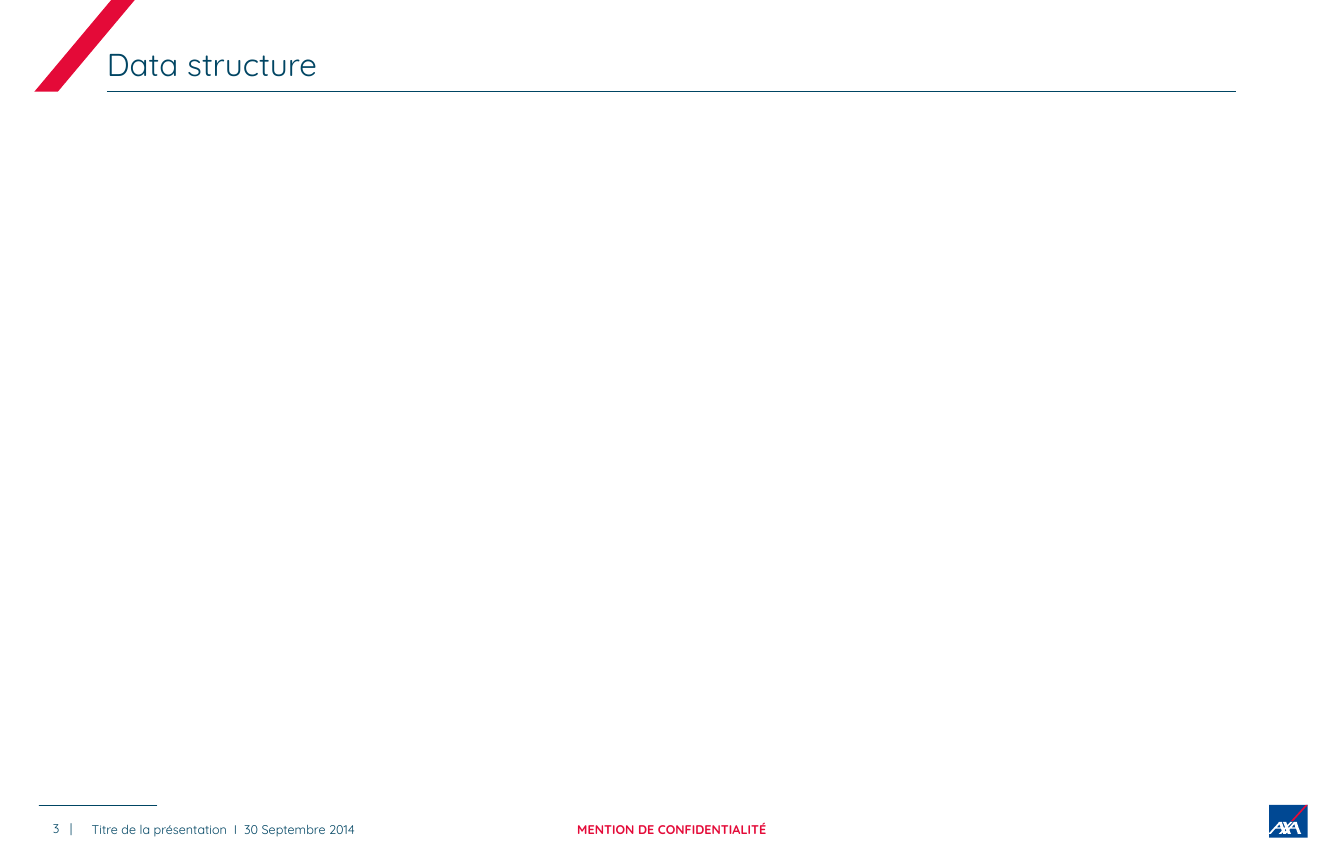
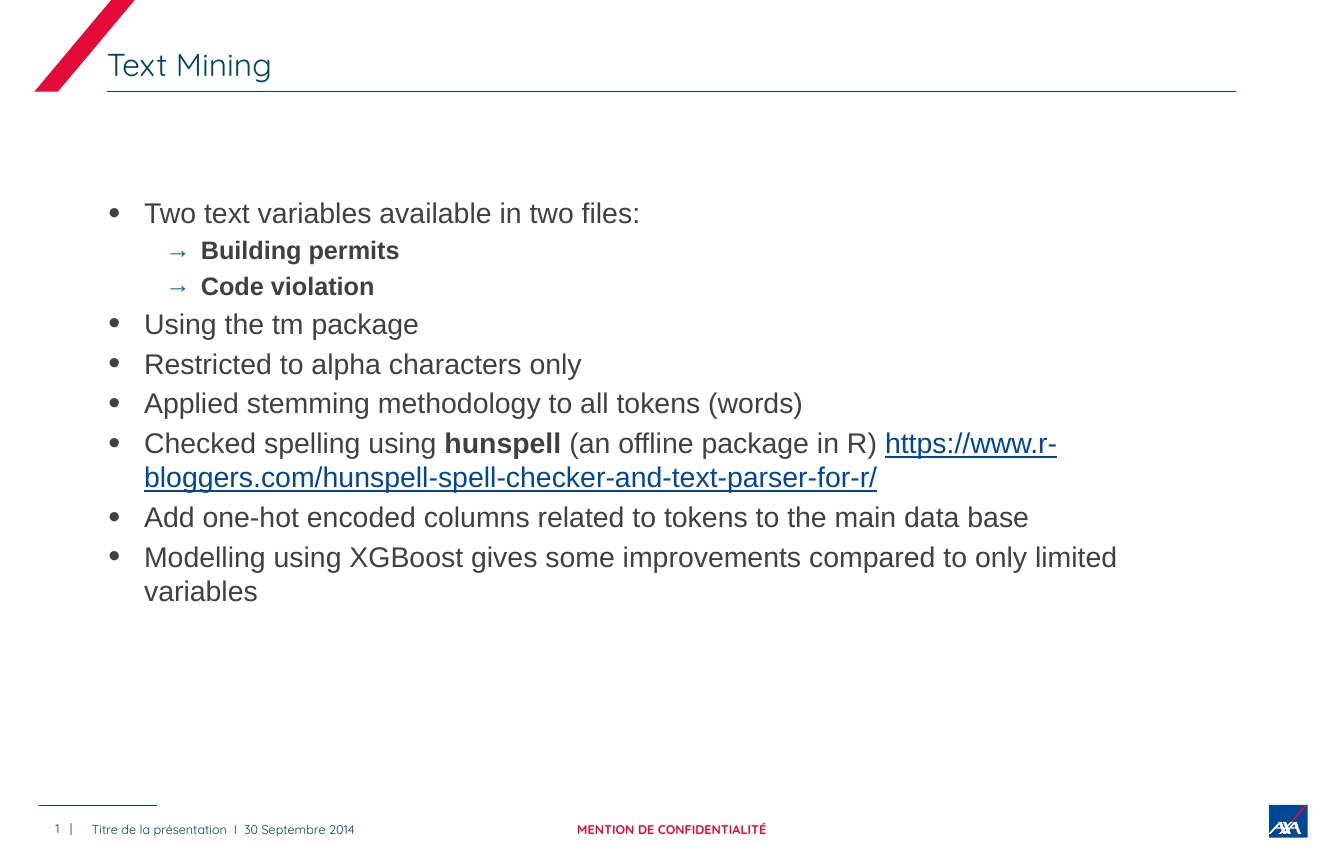
Before and after one commit to grainneburke/team_5_model_comparisons, a slide deck: slide 1 of Kaggle Zillow Price.pptx (slide 3 before the commit). Drawn at 1344x853 pixels with LibreOffice and Linux fonts; fonts in the diff are those of the drawing. Boxes give left, top, right and bottom in pixels: in the first picture for what was removed or moved away, otherwise in the second. Text is boxed around its words. In the diff, an @@ line names an element or a change of style, - is before the commit and + after.

Commit message:
text mining prez

```diff
--- a/Kaggle Zillow Price.pptx
+++ b/Kaggle Zillow Price.pptx
@@ title at box(107, 54, 272, 83): text changed @@
-Data structure
+Text Mining
@@ text added at box(144, 202, 1117, 602), 18 pt, text #404040 @@
+• Two text variables available in two files:
+  → Building permits
+  → Code violation
+• Using the tm package
+• Restricted to alpha characters only
+• Applied stemming methodology to all tokens (words)
+• Checked spelling using hunspell (an offline package in R) https://www.r-bloggers.com/hunspell-spell-checker-and-text-parser-for-r/
+• Add one-hot encoded columns related to tokens to the main data base
+• Modelling using XGBoost gives some improvements compared to only limited variables
@@ page number at box(55, 824, 59, 833): text changed @@
-3 |
+1 |
```
Also in this commit, not shown: 16 slides removed.
